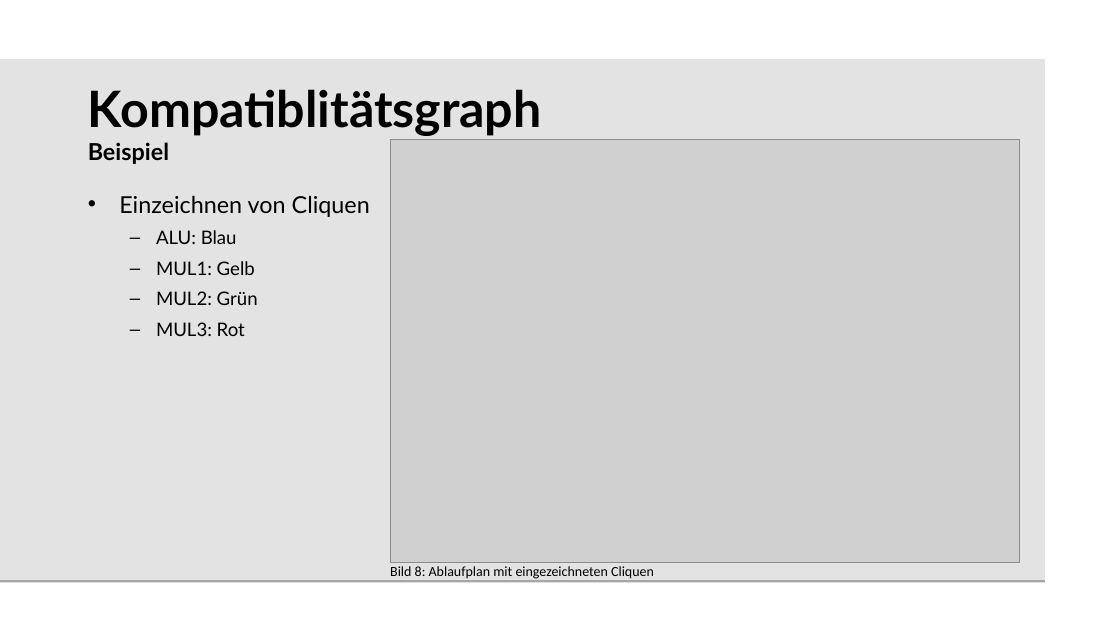
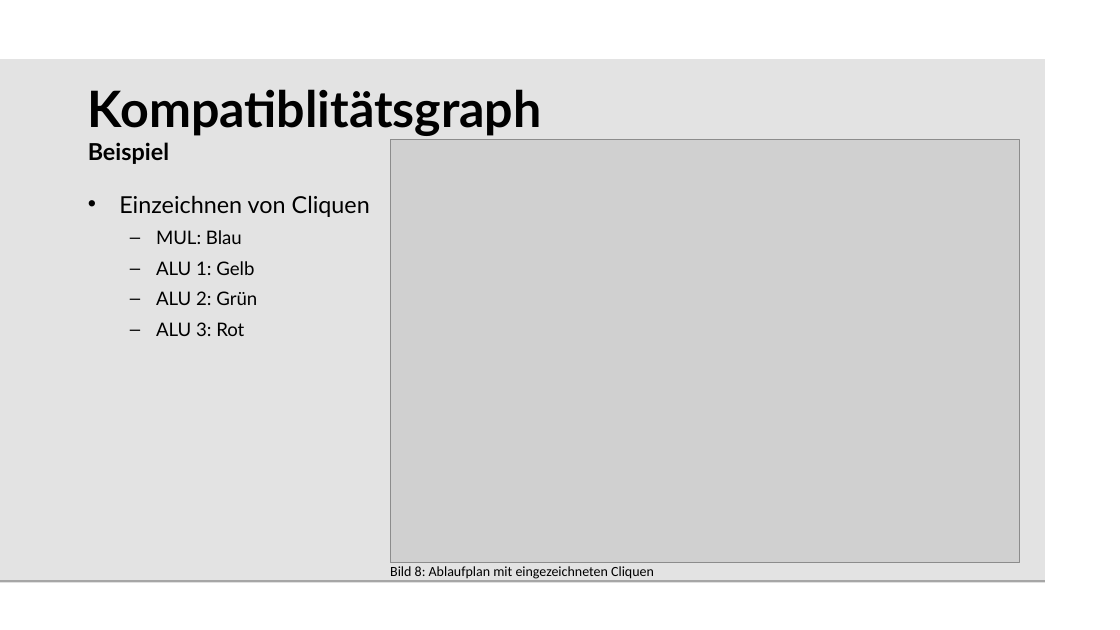
Before and after one commit to beLipinski/HW2, a slide deck: slide 14 of Presentation/Sharing and Binding for General Circuits.odp. Drawn at 1120x630 pixels with LibreOffice and Linux fonts; fonts in the diff are those of the drawing; grey boxes stand for pictures; background and template pictures are left out. Boxes give left, top, right and bottom in pixels: in the first picture for what was removed or moved away, otherwise in the second. Text is boxed around its words. In the diff, an @@ line names an element or a change of style, - is before the commit and + after.

```diff
--- a/Presentation/Sharing and Binding for General Circuits.odp
+++ b/Presentation/Sharing and Binding for General Circuits.odp
@@ text at [156, 230, 257, 336]: text changed @@
-  – ALU: Blau
-  – MUL1: Gelb
-  – MUL2: Grün
-  – MUL3: Rot
+  – MUL: Blau
+  – ALU 1: Gelb
+  – ALU 2: Grün
+  – ALU 3: Rot
```
Also in this commit, not shown: 6 other slides changed, 2 slides added.
